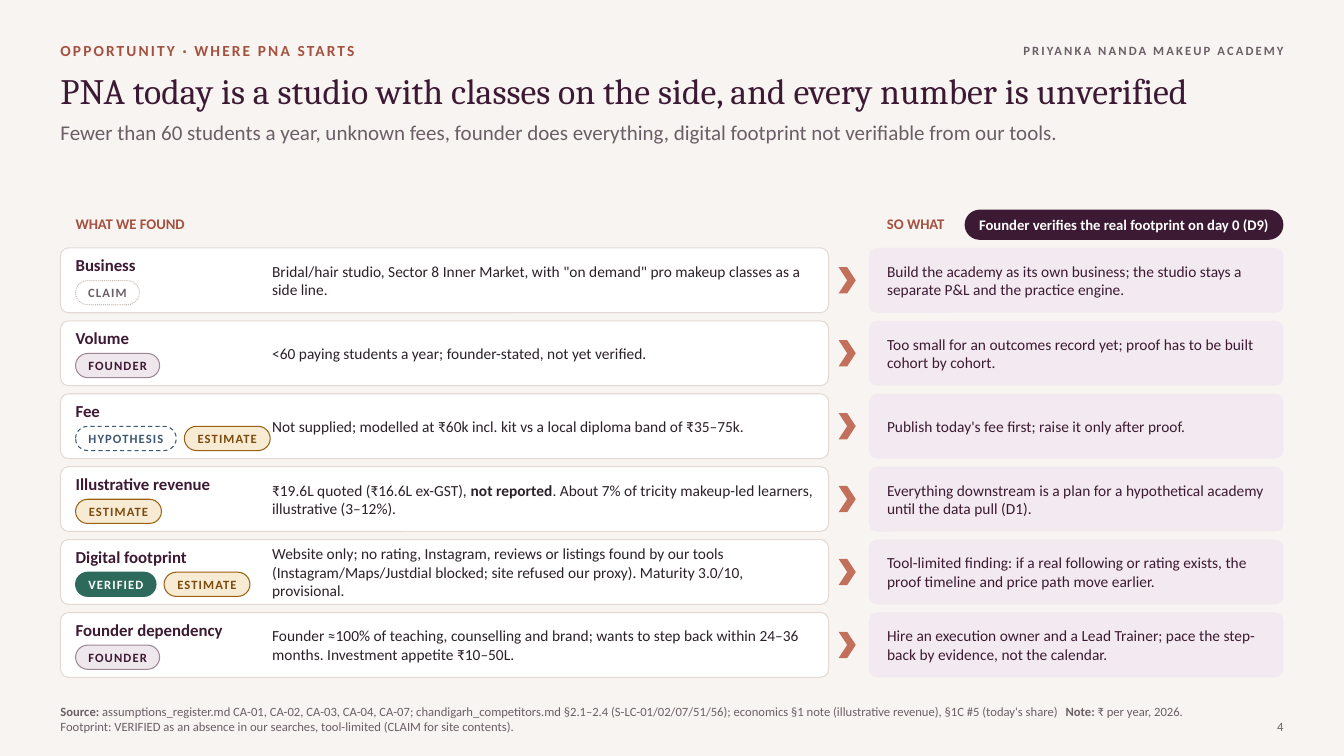
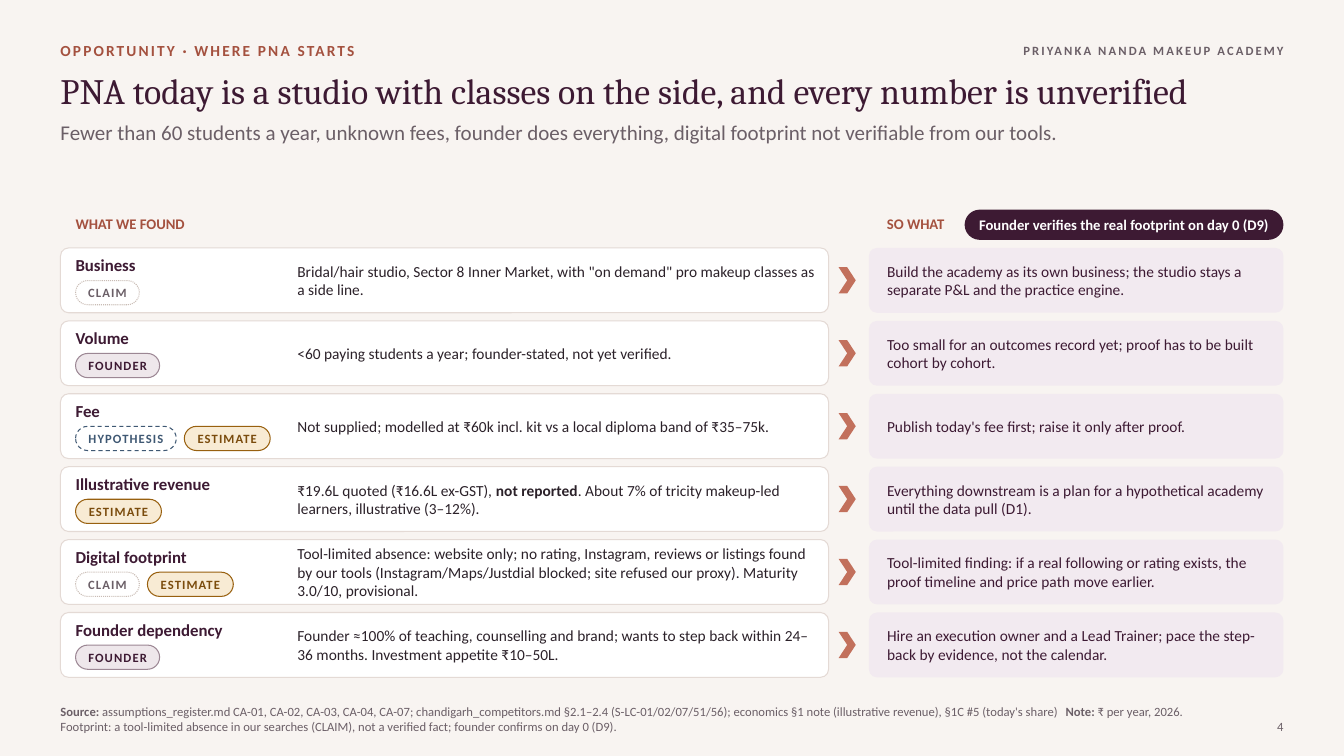
Before and after one commit to ravishchaaubey/apna-demo, a slide deck: slide 4 of priyanka_nanda_academy/final/Priyanka_Nanda_Academy_Growth_Strategy.pptx. Drawn at 1344x756 pixels with LibreOffice and Linux fonts; fonts in the diff are those of the drawing. Boxes give left, top, right and bottom in pixels: in the first picture for what was removed or moved away, otherwise in the second. Text is boxed around its words. In the diff, an @@ line names an element or a change of style, - is before the commit and + after.

```diff
--- a/priyanka_nanda_academy/final/Priyanka_Nanda_Academy_Growth_Strategy.pptx
+++ b/priyanka_nanda_academy/final/Priyanka_Nanda_Academy_Growth_Strategy.pptx
@@ text "Bridal/hair studio, Sector 8 Inner ..." rewrapped from box(272, 266, 800, 295) to box(297, 266, 814, 295) @@
@@ text "<60 paying students a year; ...": place and size @@
-text "<60 paying students a year; ..." at box(272, 348, 646, 362)
+text "<60 paying students a year; ..." at box(297, 348, 671, 362)
@@ text "Not supplied; modelled at ₹60k ...": place and size @@
-text "Not supplied; modelled at ₹60k ..." at box(272, 421, 744, 435)
+text "Not supplied; modelled at ₹60k ..." at box(297, 421, 769, 435)
@@ text "₹19.6L quoted (₹16.6L ex-GST), not ..." rewrapped from box(272, 485, 813, 516) to box(297, 485, 780, 516) @@
@@ text at box(297, 548, 806, 599): text changed @@
-Website only; no rating, Instagram, reviews or listings found by our tools (Instagram/Maps/Justdial blocked; site refused our proxy). Maturity 3.0/10, provisional.
+Tool-limited absence: website only; no rating, Instagram, reviews or listings found by our tools (Instagram/Maps/Justdial blocked; site refused our proxy). Maturity 3.0/10, provisional.
@@ rounded rectangle "CLAIM": place and size @@
-rounded rectangle "CLAIM" at box(76, 573, 156, 597)
+rounded rectangle "CLAIM" at box(76, 573, 139, 597)
@@ rounded rectangle "CLAIM" at box(76, 573, 139, 597): fill #2D6A5B to #FFFFFF; outline #2D6A5B 0.75 pt to #C9BCB5 0.75 pt dashed @@
@@ text in rounded rectangle at box(88, 581, 126, 589): text changed; text colour #FFFFFF to #6B5F67 @@
-VERIFIED
+CLAIM
@@ rounded rectangle "ESTIMATE": place and size @@
-rounded rectangle "ESTIMATE" at box(164, 573, 250, 597)
+rounded rectangle "ESTIMATE" at box(147, 573, 233, 597)
@@ text "Founder ≈100% of teaching, counselling ..." rewrapped from box(272, 630, 799, 663) to box(297, 630, 808, 663) @@
@@ text at box(60, 707, 1183, 733): text changed @@
-Source: assumptions_register.md CA-01, CA-02, CA-03, CA-04, CA-07; chandigarh_competitors.md §2.1–2.4 (S-LC-01/02/07/51/56); economics §1 note (illustrative revenue), §1C #5 (today's share) Note: ₹ per year, 2026. Footprint: VERIFIED as an absence in our searches, tool-limited (CLAIM for site contents).
+Source: assumptions_register.md CA-01, CA-02, CA-03, CA-04, CA-07; chandigarh_competitors.md §2.1–2.4 (S-LC-01/02/07/51/56); economics §1 note (illustrative revenue), §1C #5 (today's share) Note: ₹ per year, 2026. Footprint: a tool-limited absence in our searches (CLAIM), not a verified fact; founder confirms on day 0 (D9).
```
Also in this commit, not shown: 28 other slides changed, 7 other files.
